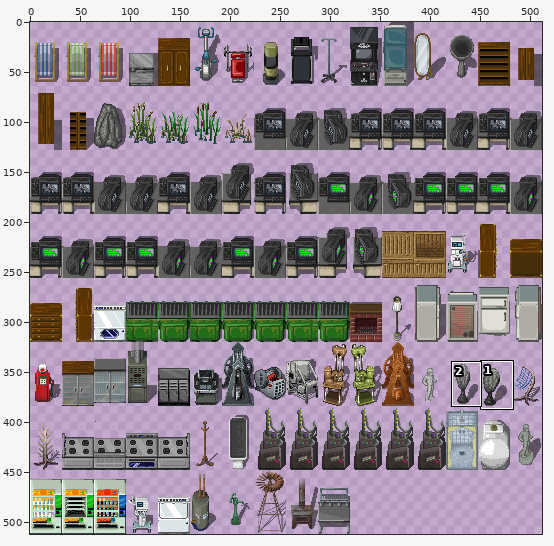
A sprite sheet gets an edit: gfx/ChibiUltica/tallfurniture.png. Above, an overview of the earlier version with the close-up marked.
Close-up. Old version:
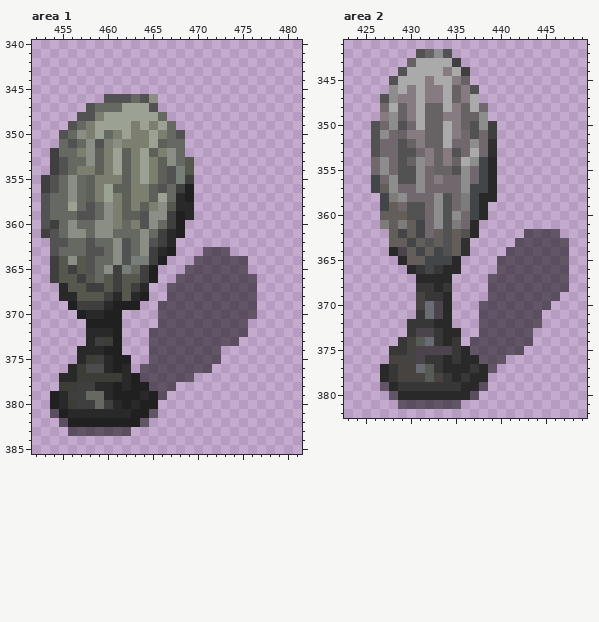
The file is 512x512 pixels. Pixels under 10% opacity are left out. Colours within 5 levels of each other are drawn and written as one. Shown: area 1: x 452..481, y 340..385; area 2: x 423..449, y 341..382. The commit also changed other parts of the picture, which this record leaves out.
After:
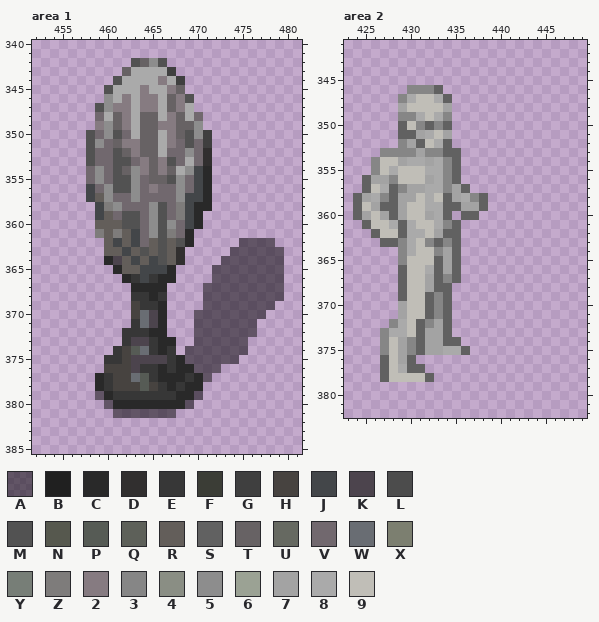
Palette (. is transparent): A #00000080  B #202020  C #292929  D #312f2f  E #373737  F #3b3d36  G #3f3f3f  H #474340  J #434649  K #4c444d  L #4c4c4c  M #525252  N #56584e  P #565b55  Q #5d6059  R #635e5a  S #616161  T #676264  U #666961  V #71686e  W #696d73  X #7c7f70  Y #777e77  Z #7e7c7b  2 #867b81  3 #868686  4 #8a8e84  5 #8d8d8d  6 #9ba294  7 #a3a3a3  8 #aaaaaa  9 #c0beb7
Changes in this commit:
Changed rows in their new state; - is an unchanged pixel.
Area 1:
first column x 453:
342 ----------MT5M-------------
343 ---------T8888G------------
344 --------M888828G-----------
345 -------M8882882T-----------
346 -------5828228T2M----------
347 -----.M5228228T28----------
348 ----..V8T28TT82T8V---------
349 ---...25T28TT22TT5---------
350 --...MV5MV8TT82TM5G--------
351 --...M5VT22TT82VMVG--------
352 -....MVVMT2TT8VV5VD--------
353 -....MVVMMV2T2MV8VD--------
354 -....V5VMT52T2T85JC--------
355 .....V5VMM5VTT-5VJC--------
356 .....JV5MM5V2VV5VJC--------
357 .....JR5VV5VVVV5JJC--------
358 ......JZ5VVV5MVZJCC--------
359 ......JRVMMV5MVZJC---------
360 ......RRRMMV5M5VJC---------
361 ......ZRZRJV5MZVC----------
362 -......RJRJVRMRMC-----AAAA-
363 -......RRJRMRMRD--...AAAAAA
364 -......CKRJRJMRD-...---AAAA
365 -.......CRRJJJC-...----AAAA
366 -........CEJECC....-----AAA
367 --........C-CC....------AAA
368 --........EECE....------AAA
369 ---.......HEEC....------AA-
370 ----.....-HWKC...-------A--
371 -----....-EWKC...------A---
372 -----....EEECC...------A---
373 -----....EKKECC..-----A----
374 ----....EHPWECE.----AAA----
375 ----...EEHKKKKEC----AA-----
376 ---....HHHKEECECC--A-------
377 --....CEHHWPECCCECA--------
378 --....-EHHHPHECECC---------
379 -.....A-EEEEEEECCA---------
380 -......A-C-CCCCCA----------
381 -.......AAAA-AA------------
382 --..........---------------
383 ---.......-----------------
Area 2:
first column x 424:
342 -------....-------------
343 ------......------------
344 -----........-----------
345 ----.........-----------
346 ----..333S....----------
347 ---..38998S...----------
348 ---..799997....---------
349 ---..33-983....---------
350 --...S93S3S.....--------
351 --...SS7897.....--------
352 --...37S98S.....--------
353 --.3333733SS....--------
354 --399788783S....--------
355 --398999883S....--------
356 -S773999783S....--------
357 -S98S3778837S...--------
358 S783S77989S783S.--------
359 S97SS79988SS77S---------
360 S797S79978S.SS.---------
361 -S998S89983S..----------
362 --S99S8897SS..-----....-
363 ---SS3893S3S.-----......
364 ----.389937S.----.......
365 -----3999S7S----........
366 -----S998S7S----........
367 -----S997S3S---.........
368 -----S997SS----.........
369 -----S99S3S----........-
370 -----799S3S---........--
371 -----799S3S---.......---
372 ----389S37S---.......---
373 ---3889S77S.--......----
374 ---3973S77SS-.......----
375 ---3973S7788S......-----
376 ---S97S..........-------
377 ---S98SS........--------
378 ---S9999S......---------
379 ---............---------
380 ----..........----------
381 -----.......------------
